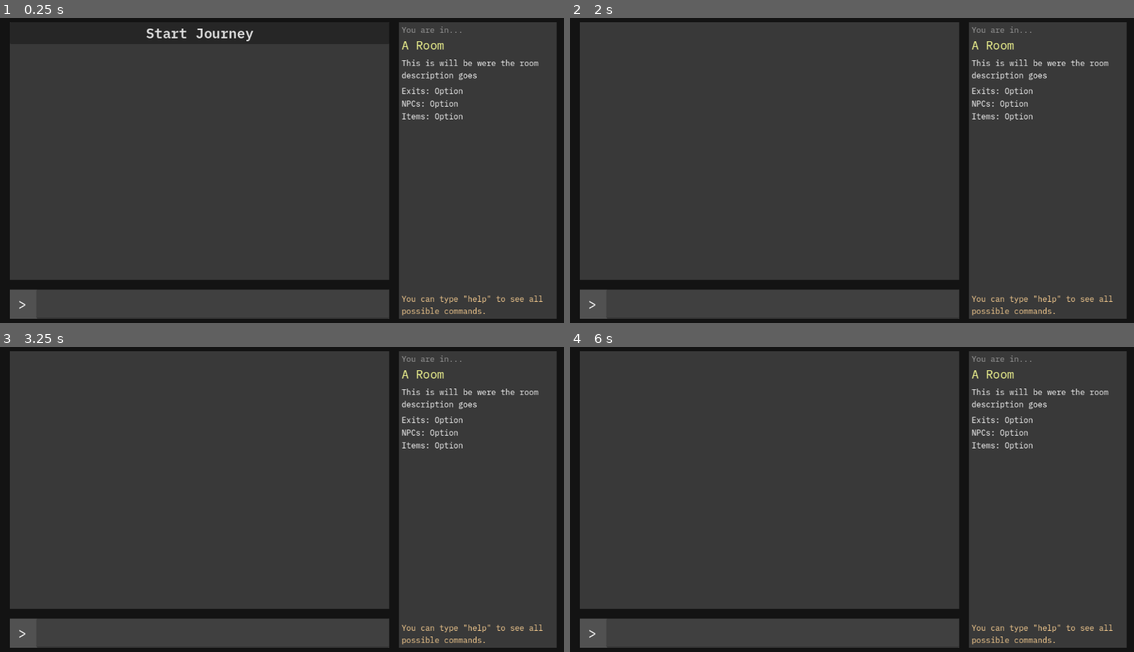
Above: before the commit, frames 1-4 (two rows, left to right).
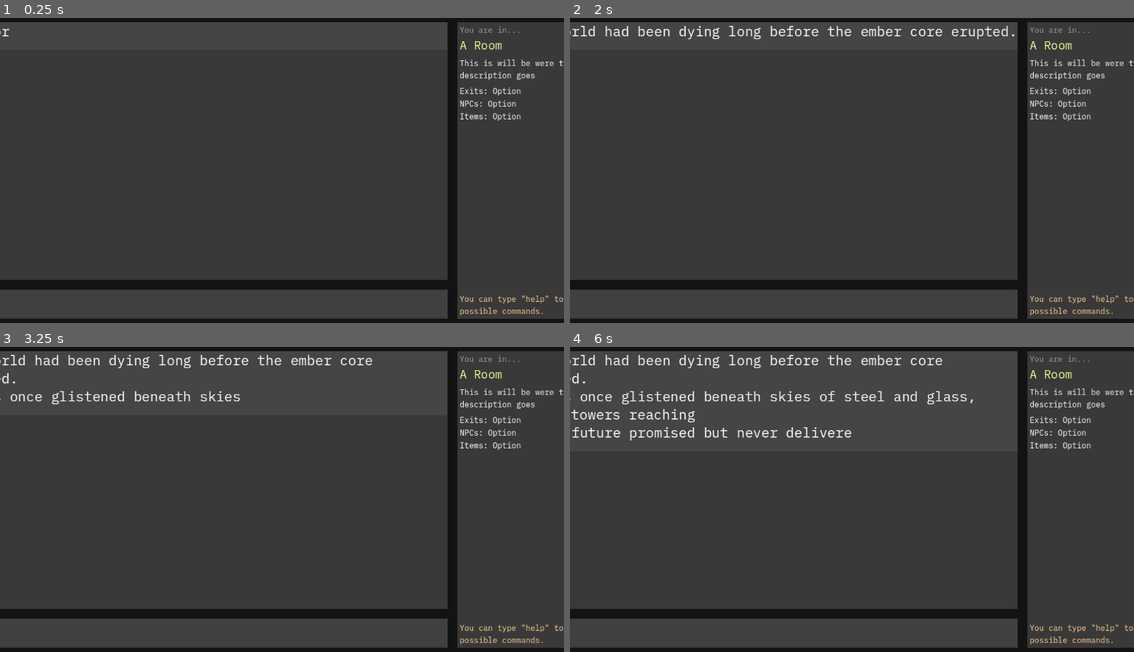
Above: after the commit, the same moments.

Repository: Gordope/CoT
Game: Godot game, scene res://control_(root).tscn
Same seed, same stepped clock (60 frames per second), same inputs: the game is played once before the commit and once after it.
Inputs (mouse positions are in pixels of both pictures, inside the frame that each line leads up to):
- Up to frame 1 (0.25 s): no input
- Up to frame 2 (2 s): click (767, 33) at 0.5 s, where only the run before the commit has a clickable "Start Journey"
- Up to frame 3 (3.25 s): no input
- Up to frame 4 (6 s): tap Enter at 5.75 s

The runs differ from the first frame. In frame 1, 13% of the frame differs, in the area x 0-100%, y 1-99%; in frame 2, 9.1%; in frame 3, 9.5%; in frame 4, 11%.
Error before the commit: Cannot call method 'queue_free' on a null value. (res://game_info.gd:42)

Commit message:
new system

Diff:
--- a/control_(root).gd
+++ b/control_(root).gd
@@ -15,10 +15,12 @@
 	var intro_story = create_intro_story()
 	game_info.create_response(intro_story)
 	game_info.add_scene(START_BUTTON)
+	game_info.test()
 
 
 func temp():
 	game_info.add_scene(STAT_SELECTOR)
+
 
 	game_info.create_response(Types.wrap_system_text("Welcome to Havenlight! You can type 'help' to see available commands."))
 
--- a/game_info.gd
+++ b/game_info.gd
@@ -21,20 +21,20 @@
 #### PUBLIC #####
 func create_response(response_text: String):
 	#var response = INPUT_RESPONSE.instantiate()
-	history_rows_queue[response_text]
+	history_rows_queue[response_text] = null
 	#response.set_text(response_text)
 
 
 func create_response_with_input(response_text: String, input_text: String):
-	var input_response = INPUT_RESPONSE.instantiate()
-	add_response_to_game(input_response)
-	input_response.set_text(response_text, input_text)
+	#var input_response = INPUT_RESPONSE.instantiate()
+	history_rows_queue[response_text] = input_text
+	#input_response.set_text(response_text, input_text)
 
 
 func add_scene(SCENE):
-	var scene = SCENE.instantiate()
-	history_rows.add_child(scene)
-
+	#var scene = SCENE.instantiate()
+	#history_rows.add_child(scene)
+	history_rows_queue[SCENE] = null
 
 
 func delete_start_message():
@@ -42,16 +42,20 @@
 	history_rows.get_child(1).queue_free()
 
 func test():
-	var response = INPUT_RESPONSE.instantiate()
-	history_rows.add_child(response)
-	response.set_text()
-	var key = history_rows_queue.keys()[0]
-	var value = history_rows_queue[key]
-	history_rows_queue.erase(key)
-	if value != null:
-		response.set_text(key, value)
-	else:
-		response.set_text(key)
+	if history_rows_queue.keys().is_empty() == false:
+		if history_rows_queue.keys()[0] is String:
+			var response = INPUT_RESPONSE.instantiate()
+			history_rows.add_child(response)
+			var key = history_rows_queue.keys()[0]
+			var value = history_rows_queue[key]
+			history_rows_queue.erase(key)
+			if value != null:
+				response.set_text(key, value)
+			else:
+				response.set_text(key)
+		else:
+			var scene = history_rows_queue.keys()[0].instantiate()
+			history_rows_queue.erase(history_rows_queue.keys()[0])
 
 
 func add_response_to_game(response: Control):
--- a/input/input_response.gd
+++ b/input/input_response.gd
@@ -4,7 +4,7 @@
 @onready var zebra = $Zebra
 @onready var input_label = $Rows/InputHistory
 @onready var response_label  = $Rows/Response
-
+@onready var game_info = self.get_parent().get_parent().get_parent()
 
 func set_text(response: String, input: String = ""):
 	if input == "":
@@ -21,3 +21,5 @@
 	if response_label.visible_characters < response_label.get_total_character_count():
 		response_label.visible_characters += 1
 		$ShowTextTimer.start(0.03)
+	else:
+		game_info.test()
